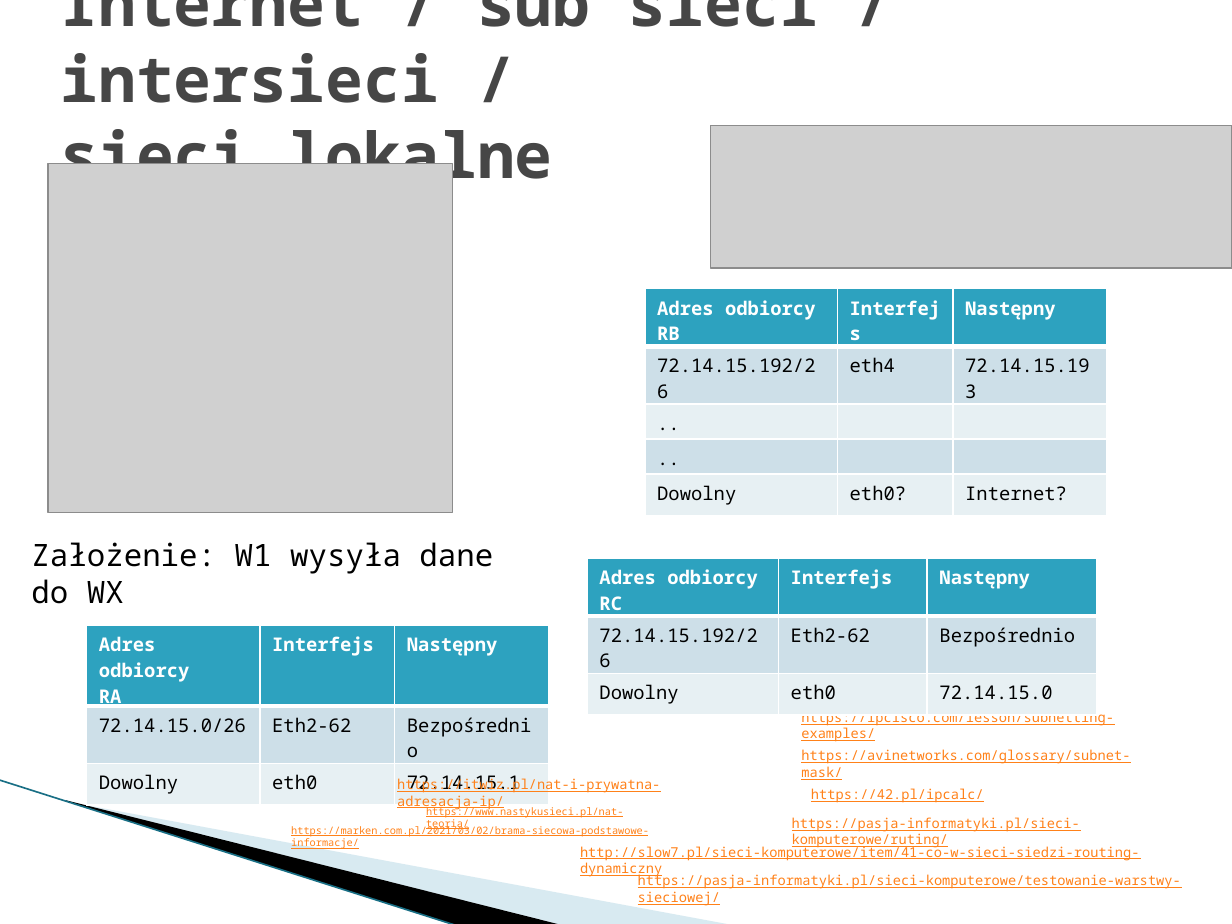
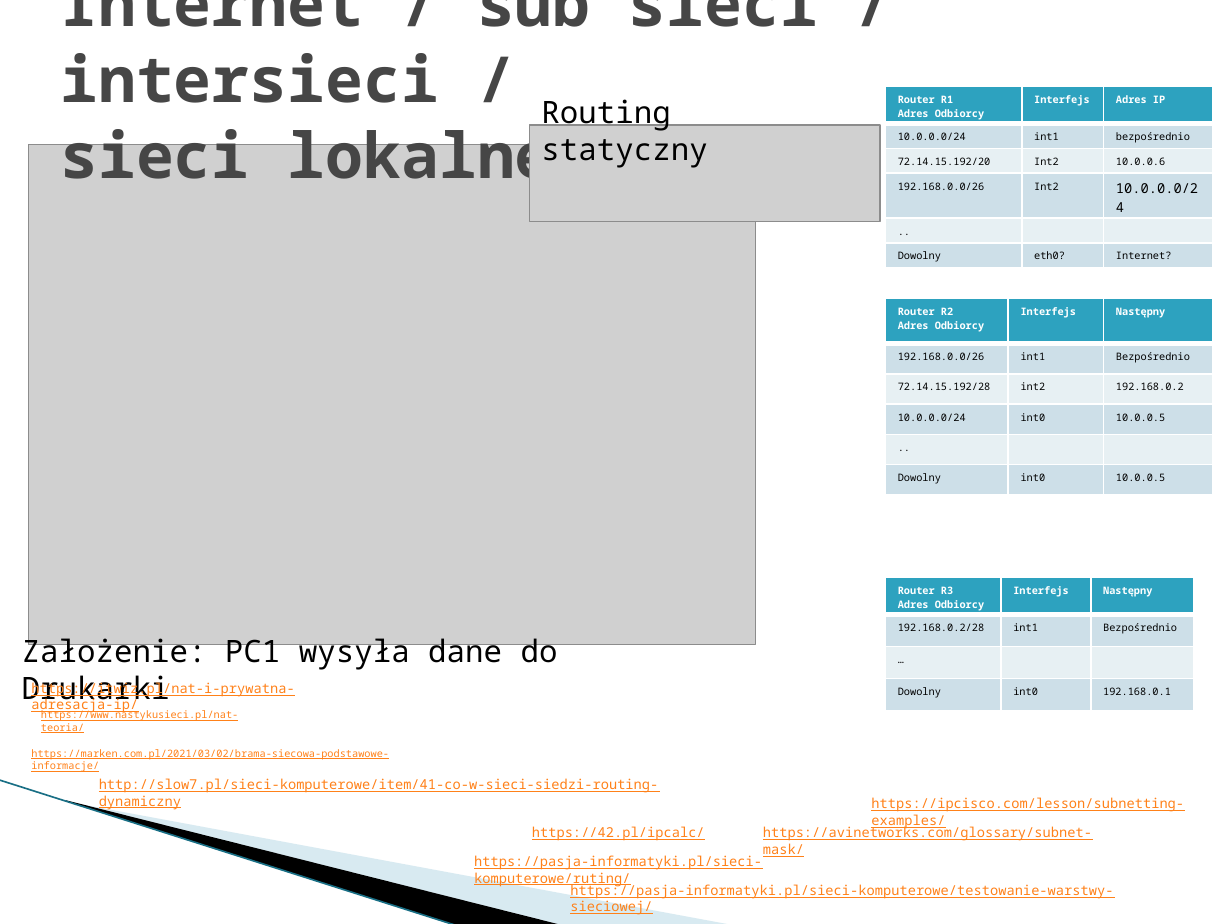
Before and after one commit to trteodor/YT_Ethernet_Tutorial, a slide deck: slide 7 of Ethernet_Pr.pptx (slide 6 before the commit). Drawn at 1232x924 pixels with LibreOffice and Linux fonts; fonts in the diff are those of the drawing; grey boxes stand for pictures; background and template pictures are left out. Boxes give left, top, right and bottom in pixels: in the first picture for what was removed or moved away, otherwise in the second. Text is boxed around its words. In the diff, an @@ line names an element or a change of style, - is before the commit and + after.

```diff
--- a/Ethernet_Pr.pptx
+++ b/Ethernet_Pr.pptx
@@ table at bbox=[886, 86, 1214, 425] @@
-row 1: Adres odbiorcy RB | Interfejs | Następny
-row 2: 72.14.15.192/26 | eth4 | 72.14.15.193
-row 3: .. |  | 
+row 1: Router R1 Adres Odbiorcy | Interfejs | Adres IP
+row 2: 10.0.0.0/24 | int1 | bezpośrednio
+row 3: 72.14.15.192/20 | Int2 | 10.0.0.6
+row 4: 192.168.0.0/26 | Int2 | 10.0.0.0/24
@@ table: place and size @@
-table at bbox=[644, 288, 1106, 509]
+table at bbox=[886, 86, 1214, 425]
@@ text added at bbox=[541, 99, 707, 168], 18 pt, text #000000 @@
+Routing statyczny
@@ picture added at bbox=[28, 144, 755, 644] @@
@@ picture: place and size @@
-picture at bbox=[711, 126, 1232, 269]
+picture at bbox=[530, 126, 881, 222]
@@ picture removed at bbox=[48, 164, 452, 513] @@
@@ table at bbox=[886, 298, 1214, 495] @@
-row 1: Adres odbiorcy RC | Interfejs | Następny
-row 2: 72.14.15.192/26 | Eth2-62 | Bezpośrednio
-row 3: Dowolny | eth0 | 72.14.15.0
+row 1: Router R2 Adres Odbiorcy | Interfejs | Następny
+row 2: 192.168.0.0/26 | int1 | Bezpośrednio
+row 3: 72.14.15.192/28 | int2 | 192.168.0.2
+row 4: 10.0.0.0/24 | int0 | 10.0.0.5
+row 5: .. |  | 
+row 6: Dowolny | int0 | 10.0.0.5
@@ table: place and size @@
-table at bbox=[588, 558, 1098, 708]
+table at bbox=[886, 298, 1214, 495]
@@ table at bbox=[886, 578, 1194, 711] @@
-row 1: Adres odbiorcy RA | Interfejs | Następny
-row 2: 72.14.15.0/26 | Eth2-62 | Bezpośrednio
-row 3: Dowolny | eth0 | 72.14.15.1
+row 1: Router R3 Adres Odbiorcy | Interfejs | Następny
+row 2: 192.168.0.2/28 | int1 | Bezpośrednio
+row 3: … |  | 
+row 4: Dowolny | int0 | 192.168.0.1
@@ table: place and size @@
-table at bbox=[86, 626, 548, 800]
+table at bbox=[886, 578, 1194, 711]
@@ text at bbox=[22, 633, 558, 707]: text changed @@
-Założenie: W1 wysyła dane do WX
+Założenie: PC1 wysyła dane do Drukarki
@@ text "https://itwiz.pl/nat-i-prywatna-adresacja-ip/": place and size @@
-text "https://itwiz.pl/nat-i-prywatna-adresacja-ip/" at bbox=[397, 776, 660, 810]
+text "https://itwiz.pl/nat-i-prywatna-adresacja-ip/" at bbox=[31, 680, 294, 714]
@@ text "https://www.nastykusieci.pl/nat-teoria/": place and size @@
-text "https://www.nastykusieci.pl/nat-teoria/" at bbox=[426, 805, 623, 831]
+text "https://www.nastykusieci.pl/nat-teoria/" at bbox=[41, 709, 238, 733]
@@ text "https://marken.com.pl/2021/03/02/brama-siecowa-podstawowe-in ...": place and size @@
-text "https://marken.com.pl/2021/03/02/brama-siecowa-podstawowe-in ..." at bbox=[291, 824, 649, 849]
+text "https://marken.com.pl/2021/03/02/brama-siecowa-podstawowe-in ..." at bbox=[31, 749, 389, 772]
@@ text "http://slow7.pl/sieci-komputerowe/item/41-co-w-sieci-siedzi- ...": place and size @@
-text "http://slow7.pl/sieci-komputerowe/item/41-co-w-sieci-siedzi- ..." at bbox=[580, 843, 1140, 878]
+text "http://slow7.pl/sieci-komputerowe/item/41-co-w-sieci-siedzi- ..." at bbox=[99, 778, 659, 810]
@@ text "https://ipcisco.com/lesson/subnetting-examples/" rewrapped from bbox=[801, 714, 1114, 742] to bbox=[871, 797, 1184, 830] @@
@@ text "https://42.pl/ipcalc/": place and size @@
-text "https://42.pl/ipcalc/" at bbox=[811, 788, 984, 803]
+text "https://42.pl/ipcalc/" at bbox=[532, 826, 705, 841]
@@ text "https://avinetworks.com/glossary/subnet-mask/": place and size @@
-text "https://avinetworks.com/glossary/subnet-mask/" at bbox=[801, 749, 1130, 780]
+text "https://avinetworks.com/glossary/subnet-mask/" at bbox=[763, 824, 1092, 857]
@@ text "https://pasja-informatyki.pl/sieci-komputerowe/ruting/": place and size @@
-text "https://pasja-informatyki.pl/sieci-komputerowe/ruting/" at bbox=[792, 817, 1080, 849]
+text "https://pasja-informatyki.pl/sieci-komputerowe/ruting/" at bbox=[474, 855, 762, 887]
@@ text "https://pasja-informatyki.pl/sieci-komputerowe/testowanie-wa ...": place and size @@
-text "https://pasja-informatyki.pl/sieci-komputerowe/testowanie-wa ..." at bbox=[638, 872, 1181, 906]
+text "https://pasja-informatyki.pl/sieci-komputerowe/testowanie-wa ..." at bbox=[570, 882, 1113, 915]
```
Also in this commit, not shown: 1 slide added, 29 other files.
